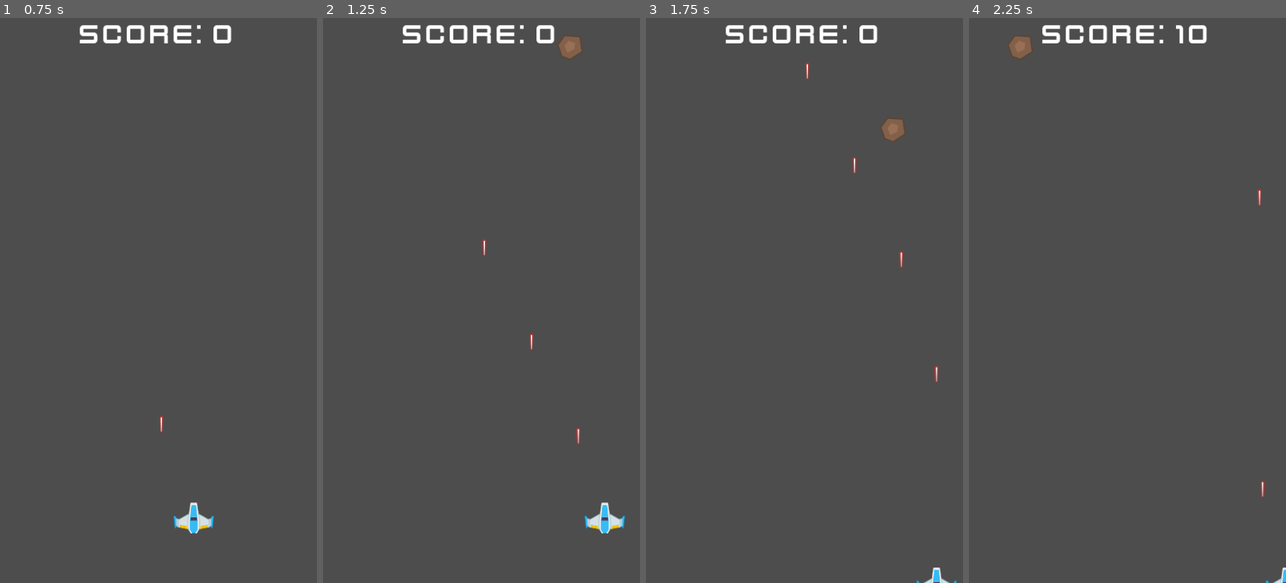
Above: before the commit, frames 1-4 (left to right).
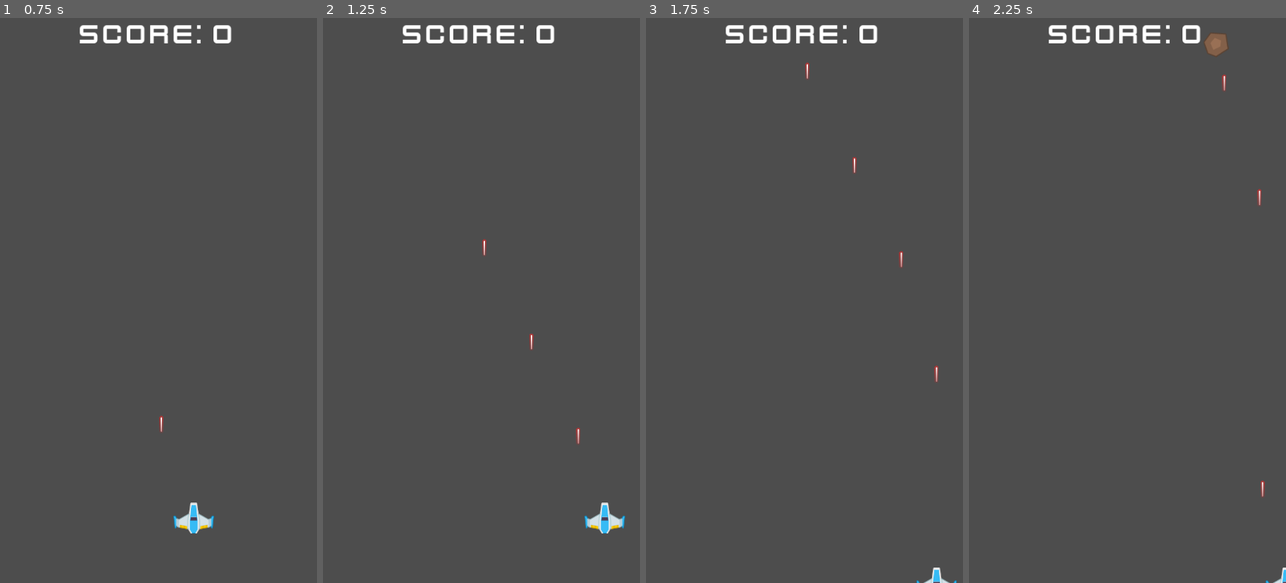
Above: after the commit, the same moments.

Repository: UnusualTitan711x/Stellar-Vortex
Game: Godot game, scene res://scenes/game.tscn
Same seed, same stepped clock (60 frames per second), same inputs: the game is played once before the commit and once after it.
Inputs:
- Up to frame 1 (0.75 s): tap Enter at 0.5 s; hold D (move_right) from 0.53 s (still down); hold Space (shoot) from 0.53 s (still down)
- Up to frame 2 (1.25 s): keep holding D (move_right); keep holding Space (shoot)
- Up to frame 3 (1.75 s): release D (move_right) at 1.28 s; release Space (shoot) at 1.28 s; hold S (move_down) from 1.28 s (still down); tap Space (shoot) at 1.35 s
- Up to frame 4 (2.25 s): release S (move_down) at 2.03 s; hold D (move_right) from 2.03 s (still down); hold Space (shoot) from 2.03 s (still down)

Frame 1 is identical in both runs. In frame 2, 0.2% of the frame differs, in the area x 74-82%, y 3-8%; in frame 3, 0.2%; in frame 4, 1.5%, in the area x 12-82%, y 1-13%.

Commit message:
game over screen

Diff:
--- a/scenes/game.tscn
+++ b/scenes/game.tscn
@@ -1,10 +1,11 @@
-[gd_scene load_steps=6 format=3 uid="uid://6eskilvv7o4y"]
+[gd_scene load_steps=7 format=3 uid="uid://6eskilvv7o4y"]
 
 [ext_resource type="Script" path="res://scripts/game.gd" id="1_wcxds"]
 [ext_resource type="PackedScene" uid="uid://b07gbbjojviw7" path="res://scenes/player.tscn" id="2_dygiw"]
 [ext_resource type="PackedScene" uid="uid://bymmwm57ure34" path="res://scenes/medium_meteor.tscn" id="4_fpq8u"]
 [ext_resource type="PackedScene" uid="uid://bunsdh1flr7la" path="res://scenes/meteor.tscn" id="4_ot7am"]
 [ext_resource type="PackedScene" uid="uid://de0fsajx48dm3" path="res://scenes/hud.tscn" id="4_ulxub"]
+[ext_resource type="PackedScene" uid="uid://c1gh84cntvhbp" path="res://scenes/game_over_screen.tscn" id="5_c0evw"]
 
 [node name="Game" type="Node2D"]
 script = ExtResource("1_wcxds")
@@ -14,7 +15,11 @@
 
 [node name="HUD" parent="UILayer" instance=ExtResource("4_ulxub")]
 
+[node name="GameOverScreen" parent="UILayer" instance=ExtResource("5_c0evw")]
+visible = false
+
 [node name="EnemySpawnTimer" type="Timer" parent="."]
+wait_time = 2.0
 autostart = true
 
 [node name="Player" parent="." instance=ExtResource("2_dygiw")]
--- /dev/null
+++ b/scenes/game_over_screen.tscn
@@ -0,0 +1,116 @@
+[gd_scene load_steps=6 format=3 uid="uid://c1gh84cntvhbp"]
+
+[ext_resource type="FontFile" uid="uid://dgooqrs37y3ro" path="res://assets/kenney_space-shooter-redux/Bonus/kenvector_future.ttf" id="1_w5wuq"]
+[ext_resource type="Script" path="res://scripts/game_over_screen.gd" id="1_xtn2g"]
+
+[sub_resource type="StyleBoxFlat" id="StyleBoxFlat_p03rd"]
+bg_color = Color(0.160784, 0.533333, 0.839216, 1)
+corner_radius_top_left = 25
+corner_radius_top_right = 25
+corner_radius_bottom_right = 25
+corner_radius_bottom_left = 25
+
+[sub_resource type="LabelSettings" id="LabelSettings_drwop"]
+font = ExtResource("1_w5wuq")
+font_size = 52
+
+[sub_resource type="LabelSettings" id="LabelSettings_am2hg"]
+font = ExtResource("1_w5wuq")
+font_size = 30
+
+[node name="GameOverScreen" type="Control"]
+layout_mode = 3
+anchors_preset = 15
+anchor_right = 1.0
+anchor_bottom = 1.0
+grow_horizontal = 2
+grow_vertical = 2
+script = ExtResource("1_xtn2g")
+
+[node name="ColorRect" type="ColorRect" parent="."]
+layout_mode = 1
+anchors_preset = 15
+anchor_right = 1.0
+anchor_bottom = 1.0
+grow_horizontal = 2
+grow_vertical = 2
+color = Color(0, 0, 0, 0.392157)
+
+[node name="Panel" type="Panel" parent="."]
+layout_mode = 1
+anchors_preset = 8
+anchor_left = 0.5
+anchor_top = 0.5
+anchor_right = 0.5
+anchor_bottom = 0.5
+offset_left = -228.0
+offset_top = -164.0
+offset_right = 228.0
+offset_bottom = 164.0
+grow_horizontal = 2
+grow_vertical = 2
+theme_override_styles/panel = SubResource("StyleBoxFlat_p03rd")
+
+[node name="Label" type="Label" parent="Panel"]
+layout_mode = 1
+anchors_preset = 5
+anchor_left = 0.5
+anchor_right = 0.5
+offset_left = -187.0
+offset_top = 34.0
+offset_right = 185.0
+offset_bottom = 97.0
+grow_horizontal = 2
+text = "GAME OVER"
+label_settings = SubResource("LabelSettings_drwop")
+horizontal_alignment = 1
+vertical_alignment = 1
+
+[node name="HighScore" type="Label" parent="Panel"]
+layout_mode = 1
+anchors_preset = 5
+anchor_left = 0.5
+anchor_right = 0.5
+offset_left = -174.0
+offset_top = 89.0
+offset_right = 175.0
+offset_bottom = 152.0
+grow_horizontal = 2
+text = "HI-SCORE: 55555"
+label_settings = SubResource("LabelSettings_am2hg")
+horizontal_alignment = 1
+vertical_alignment = 1
+
+[node name="Score" type="Label" parent="Panel"]
+layout_mode = 1
+anchors_preset = 5
+anchor_left = 0.5
+anchor_right = 0.5
+offset_left = -174.0
+offset_top = 131.0
+offset_right = 175.0
+offset_bottom = 194.0
+grow_horizontal = 2
+text = "SCORE: 55555"
+label_settings = SubResource("LabelSettings_am2hg")
+horizontal_alignment = 1
+vertical_alignment = 1
+
+[node name="RetryButton" type="Button" parent="Panel"]
+layout_mode = 1
+anchors_preset = 8
+anchor_left = 0.5
+anchor_top = 0.5
+anchor_right = 0.5
+anchor_bottom = 0.5
+offset_left = -116.0
+offset_top = 46.0
+offset_right = 120.0
+offset_bottom = 106.0
+grow_horizontal = 2
+grow_vertical = 2
+theme_override_fonts/font = ExtResource("1_w5wuq")
+theme_override_font_sizes/font_size = 35
+text = "RETRY"
+
+[connection signal="pressed" from="Panel/RetryButton" to="." method="_on_retry_button_pressed"]
--- a/scripts/game.gd
+++ b/scripts/game.gd
@@ -4,21 +4,34 @@
 @onready var player_spawn_pos = $PlayerSpawnPosition
 @onready var laser_container = $LaserContainer
 @onready var enemy_container = $EnemyContainer
+@onready var spawn_timer = $EnemySpawnTimer
 @onready var hud = $UILayer/HUD
+@onready var game_over_screen = $UILayer/GameOverScreen
 
-@export var score := 0:
+var score := 0:
 	set(value):
 		score = value
 		hud.score = score
+var high_score
 # This takes away the hassle of going into the script somwehere and updating the display
-# This does it automatically
+# This does it automatically. Cool
 
 @export var enemy_scenes: Array[PackedScene] = []
 
 # _ready() is called at the start of the game.
 func _ready() -> void:
+	# Reads what is in the file into the high_score variable
+	var save_file = FileAccess.open("user://save.data", FileAccess.READ)
+
+	#checking if file exists and saves the game if it doesn't
+	if save_file != null:
+		high_score = save_file.get_32()
+	else:
+		high_score = 0
+		save_game()
+
 	# Whenever I set the score, it always take the formatting I made when creating score. Nice!
-	hud.score = 0
+	score = 0
 
 	# This basically makes the player accessible everywhere
 	# Another approach is by doing @onready var player = $Player
@@ -29,6 +42,13 @@
 	player.global_position = player_spawn_pos.global_position
 
 	player.laser_shot.connect(_on_player_laser_shot)
+	player.killed.connect(_on_player_killed)
+
+func save_game():
+	# Opens a file for writing, creates one if it doesn't exist
+	# It wipes anything found there before and writes what you want in it
+	var save_file = FileAccess.open("user://save.data", FileAccess.WRITE)
+	save_file.store_32(high_score)
 
 # Process works every frame. Similar to Update() in Unity
 func _process(_delta):
@@ -36,6 +56,12 @@
 		get_tree().quit()
 	elif Input.is_action_just_pressed("reset"):
 		get_tree().reload_current_scene()
+
+	if spawn_timer.wait_time > 0.5:
+		spawn_timer.wait_time -= _delta * 0.05
+	elif spawn_timer.wait_time < 0.5:
+		spawn_timer.wait_time = 0.5
+	print(spawn_timer.wait_time)
 
 func _on_player_laser_shot(laser_scene, location):
 	var laser = laser_scene.instantiate()
@@ -51,4 +77,12 @@
 
 func _on_enemy_killed(points):
 	score += points
-	print(score)
+	if score > high_score:
+		high_score = score
+
+func _on_player_killed():
+	game_over_screen.set_score(score)
+	game_over_screen.set_high_score(high_score)
+	save_game()
+	await get_tree().create_timer(1).timeout
+	game_over_screen.visible = true
--- /dev/null
+++ b/scripts/game_over_screen.gd
@@ -0,0 +1,11 @@
+extends Control
+
+
+func _on_retry_button_pressed() -> void:
+	get_tree().reload_current_scene()
+
+func set_score(value):
+	$Panel/Score.text = "Score: " + str(value)
+
+func set_high_score(value):
+	$Panel/HighScore.text = "Hi-Score: " + str(value)
--- a/scripts/player.gd
+++ b/scripts/player.gd
@@ -2,6 +2,8 @@
 
 @export var speed = 300
 @export var fire_rate := 0.25
+
+signal killed
 
 # In a signal like laser_shot(a, b), a and b are like information you want passed with the seignal
 signal laser_shot(laser_scene, location)
@@ -40,4 +42,5 @@
 	laser_shot.emit(laser_scene, muzzle.global_position)
 
 func die():
+	killed.emit()
 	queue_free()
